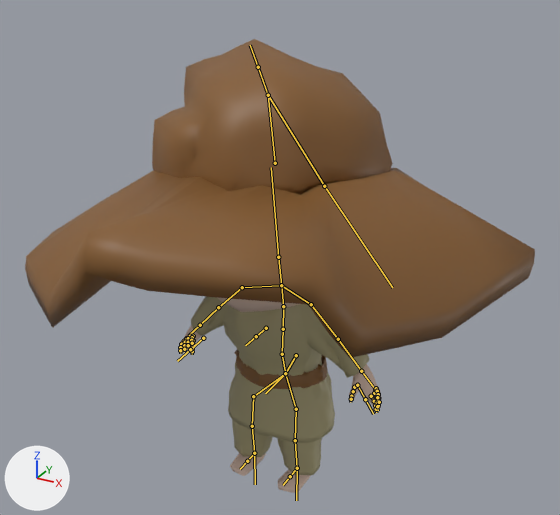
What one commit did to the FBX model DD_Controller/Assets/BlenderImport/walker_Chibi_medium_head.fbx.
Camera for both pictures: a 50 mm camera at (2.12, -3.84, 3.56) aimed at (0.07, -0.13, 1.71). Arrows for +X, +Y and +Z are at lower left; the lights stay in place. The older version comes first. The bones that change, and the others that lie on the model, are drawn over the model as lines.

Objects in the first picture: 'Chibi', 'Tenue', 'Torus', 'hat'.
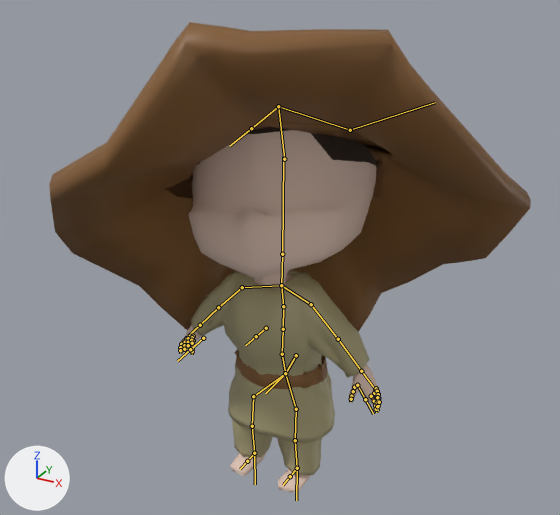
The newer file adds an action. The first version stands in its rest pose; the second is drawn at frame 6 of the action 'hurted'.

Pixel boxes [x1, y1, x2, y2] of what changed, in the pictures (560 x 515 px):
'hat', posed: before [25, 39, 535, 358]; after [49, 22, 531, 332]
bone 'Bone.005', root to tip: before (281, 285) to (278, 257); after (281, 285) to (282, 254)
bone 'headBone', root to tip: before (278, 257) to (271, 167); after (282, 254) to (283, 157)
bone 'HatBoneSide1', root to tip: before (324, 186) to (392, 287); after (350, 130) to (435, 102)

The change in detail:
Bone 'Bone.005' (bone_bone_005) turns from (0, 0, 0) to (-13, 9, -2) degrees about its own x, y and z.
Bone 'headBone' (bone_headbone) turns from (0, 0, 0) to (-18, 3, 7) degrees about its own x, y and z.
Bone 'HatBoneSide1' (bone_hatboneside1) turns from (0, 0, 0) to (4, -12, 27) degrees about its own x, y and z.
Bone 'HatBoneSide1' (bone_hatboneside1) is rescaled from (1.0, 1.0, 1.0) to (0.87, 0.87, 0.87).
